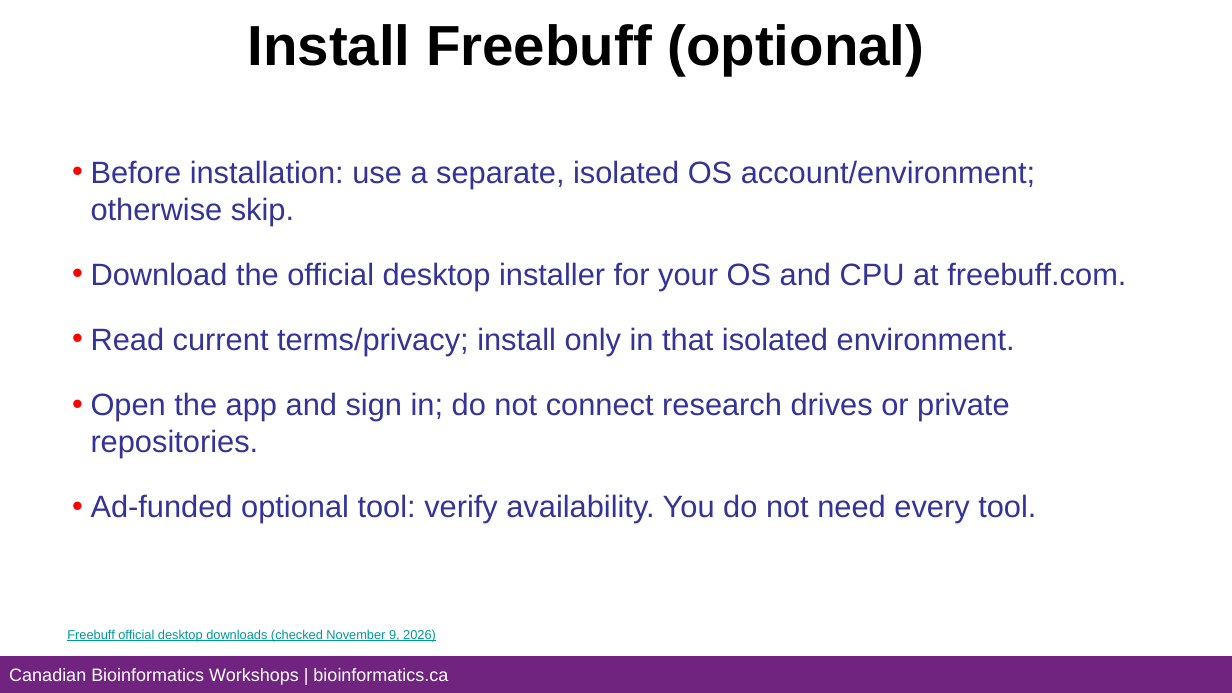
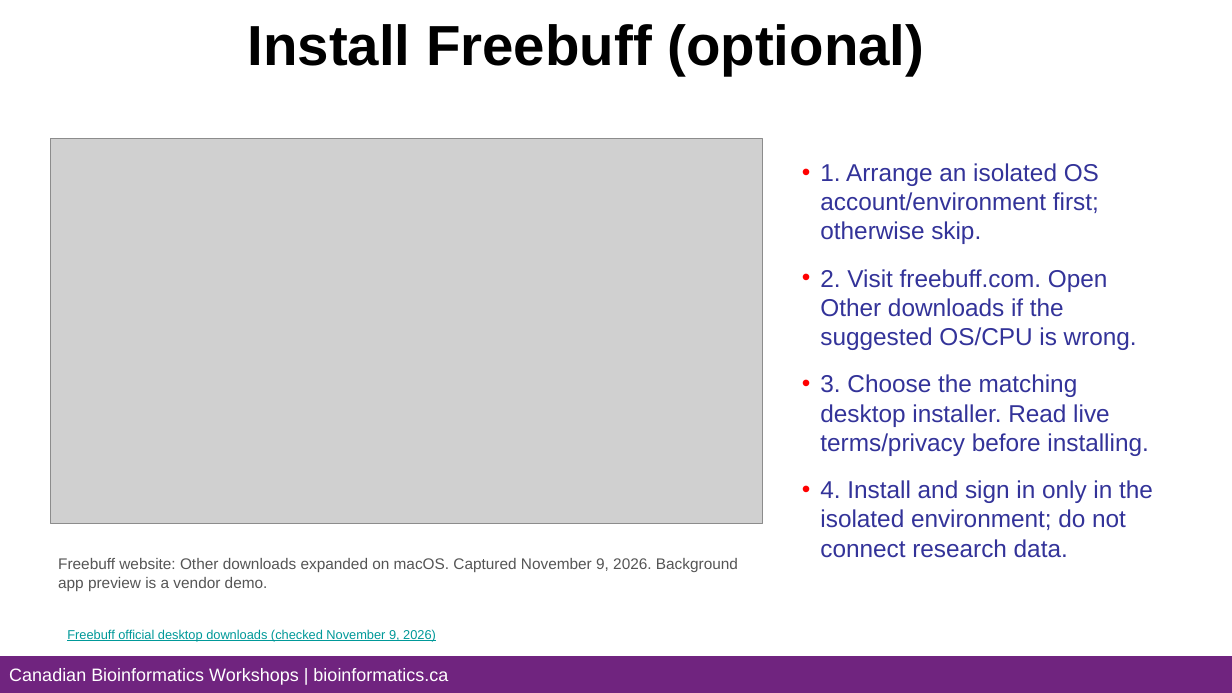
Before and after one commit to bioinformaticsdotca/LLM_Ed-2611, a slide deck: slide 13 of prework/LLM_Bioinformatics_Prework_Orientation.pptx (slide 11 before the commit). Drawn at 1232x693 pixels with LibreOffice and Linux fonts; fonts in the diff are those of the drawing; grey boxes stand for pictures; background and template pictures are left out. Boxes give left, top, right and bottom in pixels: in the first picture for what was removed or moved away, otherwise in the second. Text is boxed around its words. In the diff, an @@ line names an element or a change of style, - is before the commit and + after.

Commit message:
Illustrate AI tool installation and highlight Freebuff privacy risks

```diff
--- a/prework/LLM_Bioinformatics_Prework_Orientation.pptx
+++ b/prework/LLM_Bioinformatics_Prework_Orientation.pptx
@@ picture added at (51,139,762,524) @@
@@ text removed at (91,160,1126,523) @@
-• Before installation: use a separate, isolated OS account/environment; otherwise skip.
-• Download the official desktop installer for your OS and CPU at freebuff.com.
-• Read current terms/privacy; install only in that isolated environment.
-• Open the app and sign in; do not connect research drives or private repositories.
-• Ad-funded optional tool: verify availability. You do not need every tool.
@@ text added at (820,163,1153,558), 19 pt, text #333399 @@
+• 1. Arrange an isolated OS account/environment first; otherwise skip.
+• 2. Visit freebuff.com. Open Other downloads if the suggested OS/CPU is wrong.
+• 3. Choose the matching desktop installer. Read live terms/privacy before installing.
+• 4. Install and sign in only in the isolated environment; do not connect research data.
@@ text added at (58,558,738,591), 12 pt, text #555555 @@
+Freebuff website: Other downloads expanded on macOS. Captured November 9, 2026. Background app preview is a vendor demo.
```
Also in this commit, not shown: 2 other slides changed, 2 slides added, 15 other files.
